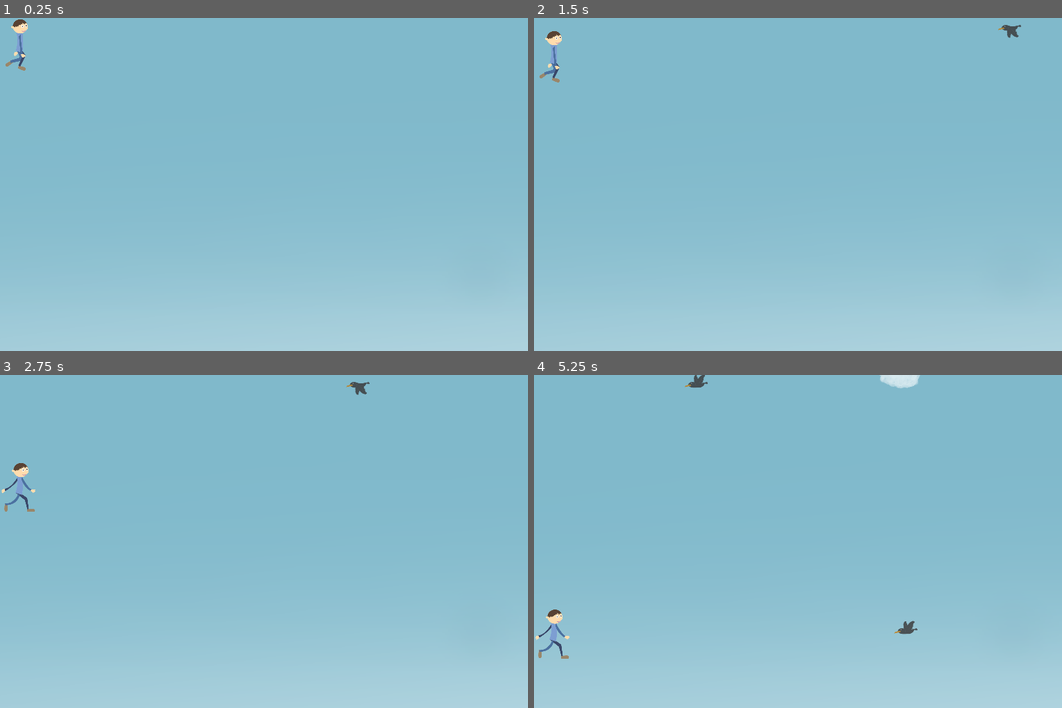
Above: before the commit, frames 1-4 (two rows, left to right).
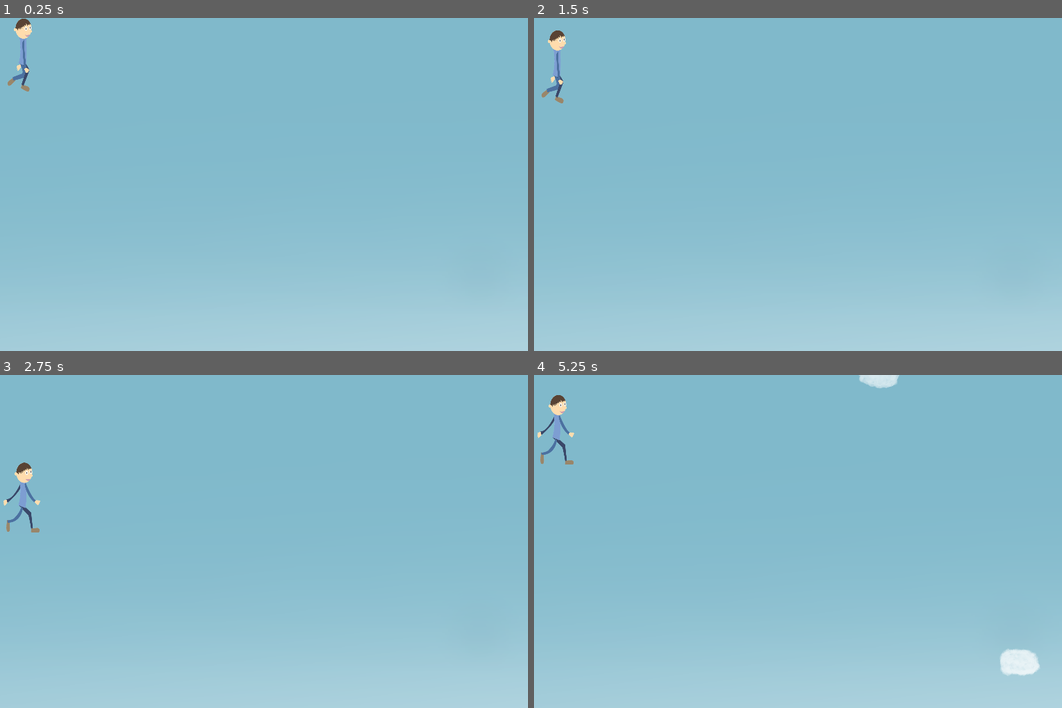
Above: after the commit, the same moments.

Repository: bosonbeard/voicebox-godot
Game: Godot game, scene res://Main.tscn
The game is run twice, just before and just after one commit, with the same random seed, the same clock (stepped at 60 frames per second) and the same inputs.
Inputs:
- Up to frame 1 (0.25 s): no input
- Up to frame 2 (1.5 s): tap Enter at 0.5 s; hold Up (move_up) 0.53-1.28 s; hold Space (get_command, bound only after the commit) 0.53-1.28 s; hold Down (move_down) from 1.28 s (still down); tap Space (get_command, bound only after the commit) at 1.35 s
- Up to frame 3 (2.75 s): release Down (move_down) at 2.03 s; hold Up (move_up) from 2.03 s (still down); hold Space (get_command, bound only after the commit) from 2.03 s (still down)
- Up to frame 4 (5.25 s): release Space (get_command, bound only after the commit) at 2.78 s; tap Space (get_command, bound only after the commit) at 2.85, 4.35 s; release Up (move_up) at 3.53 s; hold Space (get_command, bound only after the commit) 3.53-4.28 s; hold Down (move_down) from 3.53 s (still down); hold Space (get_command, bound only after the commit) from 5.03 s (still down)

The runs differ from the first frame. In frame 1, 0.4% of the frame differs, in the area x 1-7%, y 0-23%; in frame 2, 0.5%; in frame 3, 0.6%; in frame 4, 1.7%, in the area x 0-96%, y 0-91%.
Error after the commit: Invalid access to property or key 'key' on a base object of type 'Nil'. (res://Player.gd:95)

Commit message:
add http control from api

Diff:
--- a/Crown.tscn
+++ b/Crown.tscn
@@ -24,7 +24,6 @@
 
 [node name="Crown" type="RigidBody2D"]
 modulate = Color(1, 1, 1, 0.784314)
-collision_layer = 0
 collision_mask = 0
 mass = 0.01
 gravity_scale = 0.0
--- a/Main.gd
+++ b/Main.gd
@@ -3,11 +3,12 @@
 @export var cloud_scene: PackedScene
 @export var mob_scene: PackedScene
 var score
+var start_pos = Vector2(25,0)
 
 
 # Called when the node enters the scene tree for the first time.
 func _ready():
-	pass
+	new_game()
 
 
 # Called every frame. 'delta' is the elapsed time since the previous frame.
@@ -18,10 +19,18 @@
 func _on_start_timer_timeout():
 	$CloudTimer.start()
 	$MobTimer.start()
-	_on_mob_timer_timeout()
 
 
 
+func game_over():
+	$ScoreTimer.stop()
+	$MobTimer.stop()
+	%CloudTimer.stop()
+
+func new_game():
+	score = 0
+	$Player.start(start_pos)
+	$StartTimer.start()
 
 
 func _on_cloud_timer_timeout():
--- a/Main.tscn
+++ b/Main.tscn
@@ -40,10 +40,10 @@
 autostart = true
 
 [node name="CloudTimer" type="Timer" parent="."]
-wait_time = 2.277
+wait_time = 1.985
 
 [node name="MobTimer" type="Timer" parent="."]
-wait_time = 2.703
+wait_time = 6.598
 
 [connection signal="timeout" from="StartTimer" to="." method="_on_start_timer_timeout"]
 [connection signal="timeout" from="CloudTimer" to="." method="_on_cloud_timer_timeout"]
--- a/Player.gd
+++ b/Player.gd
@@ -3,10 +3,28 @@
 @export  var speed = 5100;
 var screen_size # Size of the game windo
 enum sky_positions {UP, MIDLE, BOTTOM}
-var row_size= 200
+var row_size= 180
 var padding = 10
 var player_sky_pos = sky_positions.UP
 var moving = false
+var calling_key = ""
+
+signal hit
+
+
+func _on_body_entered(body):
+	hide() # Player disappears after being hit.
+	hit.emit()
+	# Must be deferred as we can't change physics properties on a physics callback.
+	$CollisionShape2D.set_deferred("disabled", true)
+	print("colide")
+
+
+func start(pos):
+	position = pos
+	show()
+	$CollisionShape2D.disabled = false
+
 
 # Called when the node enters the scene tree for the first time.
 func _ready():
@@ -26,9 +44,8 @@
 func go_fly():
 	moving = true
 	$AnimatedSprite2D.animation = "walk"
-
 	var a = fload()
-
+	calling_key = ""
 
 
 
@@ -38,18 +55,18 @@
 
 	var velocity = Vector2.ZERO # The player's movement vector.
 	if moving == false:
-		if Input.is_action_pressed("move_down"):
+		if Input.is_action_pressed("move_down") or calling_key == "down" :
 			player_sky_pos +=1
 			if player_sky_pos >2:
 				player_sky_pos = 2
-
 			go_fly()
-		if Input.is_action_pressed("move_up"):
+		if Input.is_action_pressed("move_up") or calling_key == "up" :
 			player_sky_pos -=1
 			if player_sky_pos <0:
 				player_sky_pos = 0
-
 			go_fly()
+	if Input.is_action_pressed("get_command"):
+		$HTTPRequest.request("http://testrest.mehappy.ru/godot/command.php")
 
 
 
@@ -71,3 +88,9 @@
 	position += velocity * delta
 	position.x = clamp(position.x, 0, screen_size.x)
 	position.y = clamp(position.y, 0, screen_size.y)
+
+
+func _on_http_request_request_completed(result, response_code, headers, body):
+	var json = JSON.parse_string(body.get_string_from_utf8())
+	calling_key = json.key
+	print(json.key)
--- a/Player.tscn
+++ b/Player.tscn
@@ -37,23 +37,26 @@
 }]
 
 [sub_resource type="CapsuleShape2D" id="CapsuleShape2D_btlx2"]
-radius = 52.0716
-height = 254.094
+radius = 56.9619
+height = 369.955
 
 [node name="Player" type="Area2D"]
 position = Vector2(45, 9)
 script = ExtResource("1_e4y6g")
 
 [node name="AnimatedSprite2D" type="AnimatedSprite2D" parent="."]
-position = Vector2(10.8, 129.52)
-scale = Vector2(0.655714, 0.664086)
+position = Vector2(23, 178)
+scale = Vector2(0.708983, 0.943969)
 sprite_frames = SubResource("SpriteFrames_hs3du")
 animation = &"stand"
 frame_progress = 0.21966
 
 [node name="CollisionShape2D" type="CollisionShape2D" parent="."]
-position = Vector2(14, 123)
+position = Vector2(19, 178)
 rotation = -0.0155912
 shape = SubResource("CapsuleShape2D_btlx2")
 
 [node name="HTTPRequest" type="HTTPRequest" parent="."]
+
+[connection signal="body_entered" from="." to="." method="_on_body_entered"]
+[connection signal="request_completed" from="HTTPRequest" to="." method="_on_http_request_request_completed"]
--- a/project.godot
+++ b/project.godot
@@ -34,6 +34,11 @@
 , Object(InputEventKey,"resource_local_to_scene":false,"resource_name":"","device":-1,"window_id":0,"alt_pressed":false,"shift_pressed":false,"ctrl_pressed":false,"meta_pressed":false,"pressed":false,"keycode":0,"physical_keycode":87,"key_label":0,"unicode":119,"echo":false,"script":null)
 ]
 }
+get_command={
+"deadzone": 0.5,
+"events": [Object(InputEventKey,"resource_local_to_scene":false,"resource_name":"","device":-1,"window_id":0,"alt_pressed":false,"shift_pressed":false,"ctrl_pressed":false,"meta_pressed":false,"pressed":false,"keycode":0,"physical_keycode":32,"key_label":0,"unicode":32,"echo":false,"script":null)
+]
+}
 
 [rendering]
 
Not shown, added: sources/api/command.php
Not shown, added: sources/api/control _empty.db
Not shown, added: sources/api/control.db
Not shown, added: sources/clouds.kra
Not shown, added: sources/control.sqbpro
Not shown, added: sources/crown.kra
